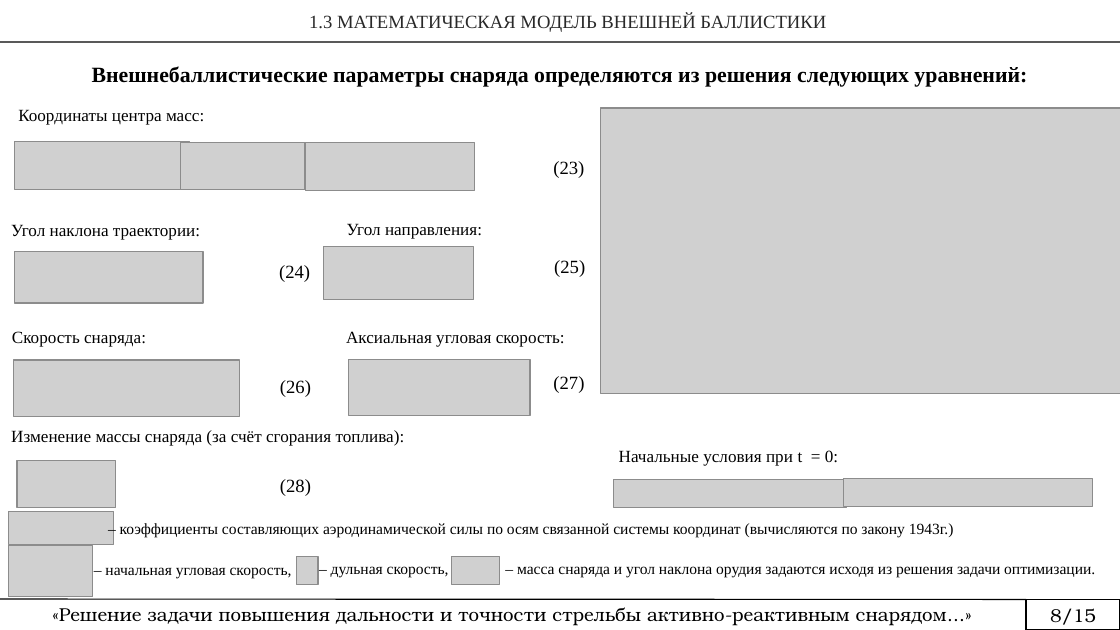
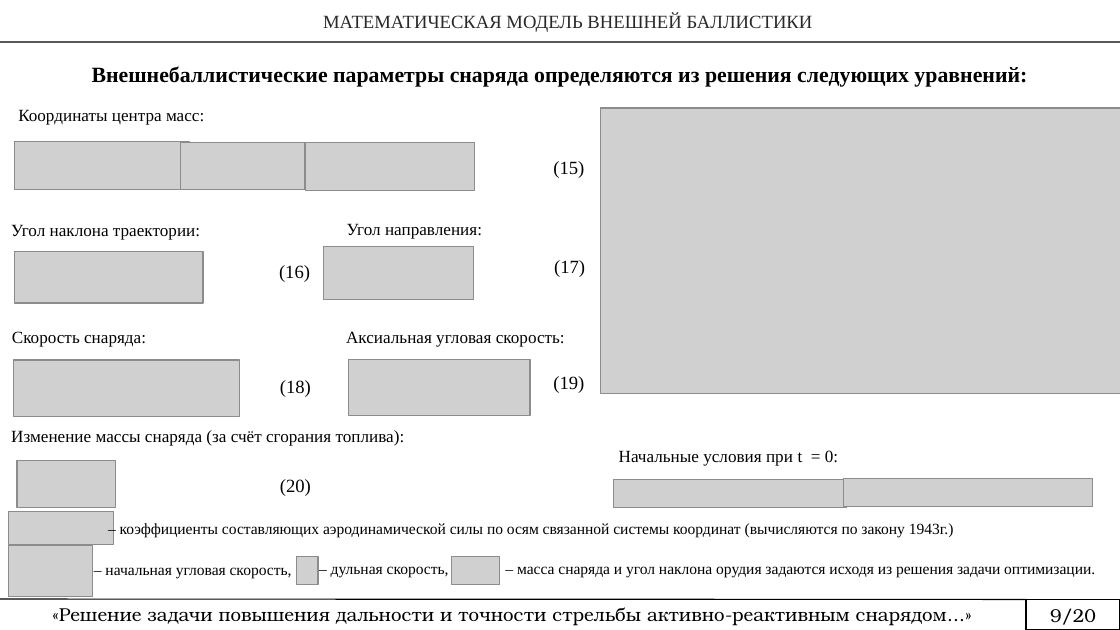
Before and after one commit to rustam-mansurov/cats, a slide deck: slide 9 of Аспирантура/Новье/План диссертации.pptx. Drawn at 1120x630 pixels with LibreOffice and Linux fonts; fonts in the diff are those of the drawing; grey boxes stand for pictures. Boxes give left, top, right and bottom in pixels: in the first picture for what was removed or moved away, otherwise in the second. Text is boxed around its words. In the diff, an @@ line names an element or a change of style, - is before the commit and + after.

```diff
--- a/Аспирантура/Новье/План диссертации.pptx
+++ b/Аспирантура/Новье/План диссертации.pptx
@@ text at <box>323,14,813,32</box>: text changed @@
-1.3 МАТЕМАТИЧЕСКАЯ МОДЕЛЬ ВНЕШНЕЙ БАЛЛИСТИКИ
+МАТЕМАТИЧЕСКАЯ МОДЕЛЬ ВНЕШНЕЙ БАЛЛИСТИКИ
@@ text at <box>553,161,584,178</box>: text changed @@
-(23)
+(15)
@@ text at <box>279,265,310,282</box>: text changed @@
-(24)
+(16)
@@ text at <box>554,260,585,277</box>: text changed @@
-(25)
+(17)
@@ text at <box>280,380,311,397</box>: text changed @@
-(26)
+(18)
@@ text at <box>553,376,584,393</box>: text changed @@
-(27)
+(19)
@@ text at <box>280,479,311,496</box>: text changed @@
-(28)
+(20)
@@ text at <box>1050,608,1096,625</box>: text changed @@
-8/15
+9/20
```
Also in this commit, not shown: 17 other slides changed, 1 slide added, 3 slides removed.
